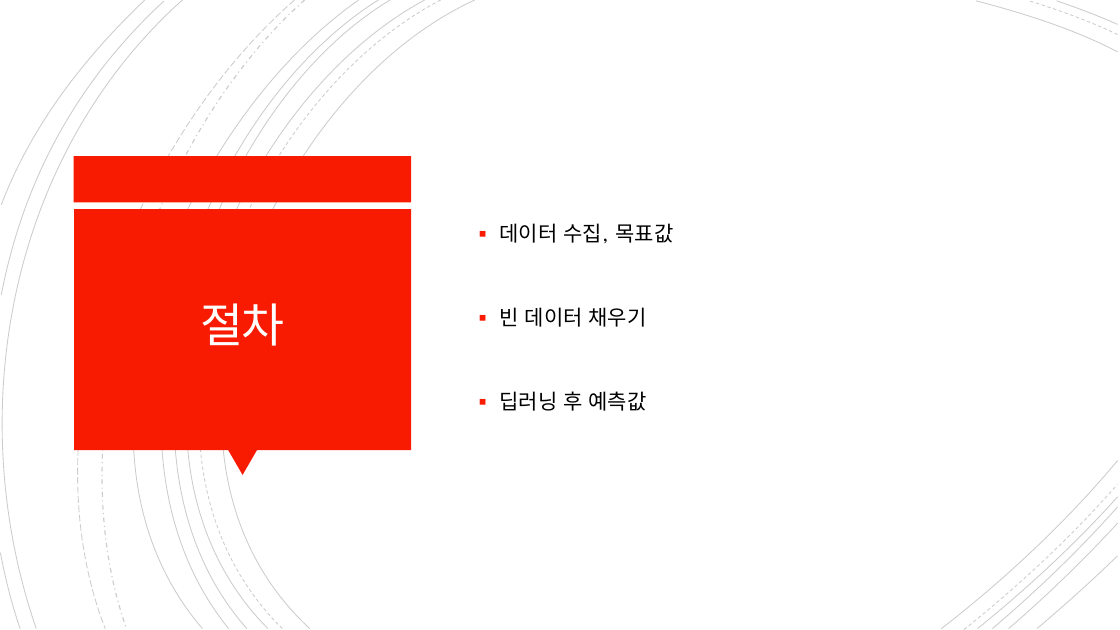
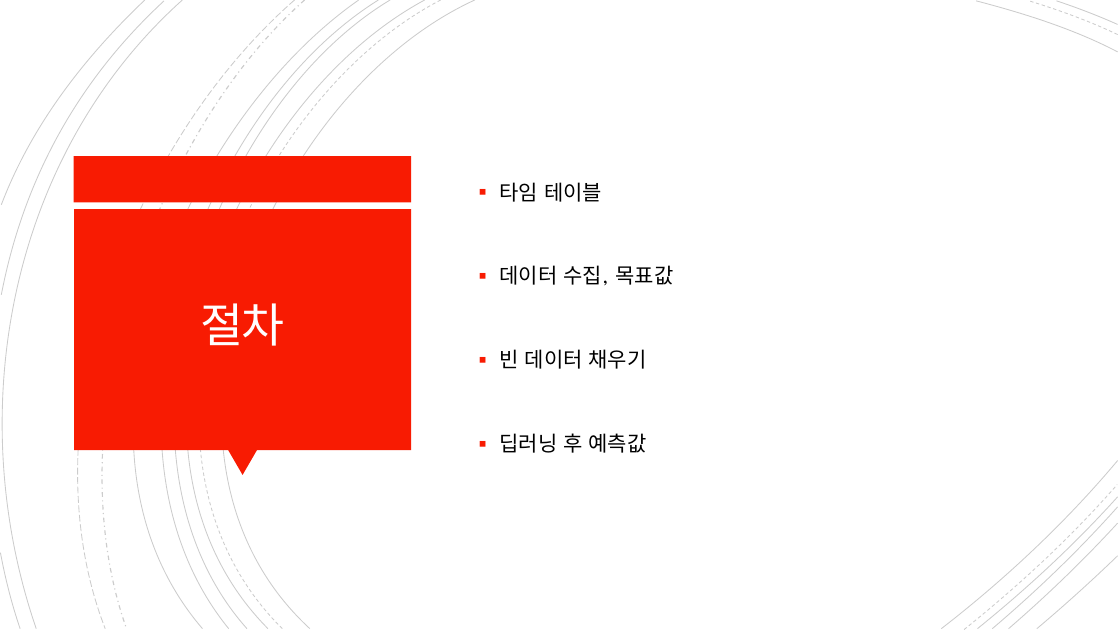
Before and after one commit to letcodesing/project, a slide deck: slide 2 of 개인1/발표용 파일/발표용.pptx. Drawn at 1120x630 pixels with LibreOffice and Linux fonts; fonts in the diff are those of the drawing. Boxes give left, top, right and bottom in pixels: in the first picture for what was removed or moved away, otherwise in the second. Text is boxed around its words. In the diff, an @@ line names an element or a change of style, - is before the commit and + after.

```diff
--- a/개인1/발표용 파일/발표용.pptx
+++ b/개인1/발표용 파일/발표용.pptx
@@ text at bbox=[500, 182, 602, 202]: paragraph added @@
+▪ 타임 테이블
```
Also in this commit, not shown: 1 other slide changed, 2 slides added, 2 slides removed, 4 other files.
